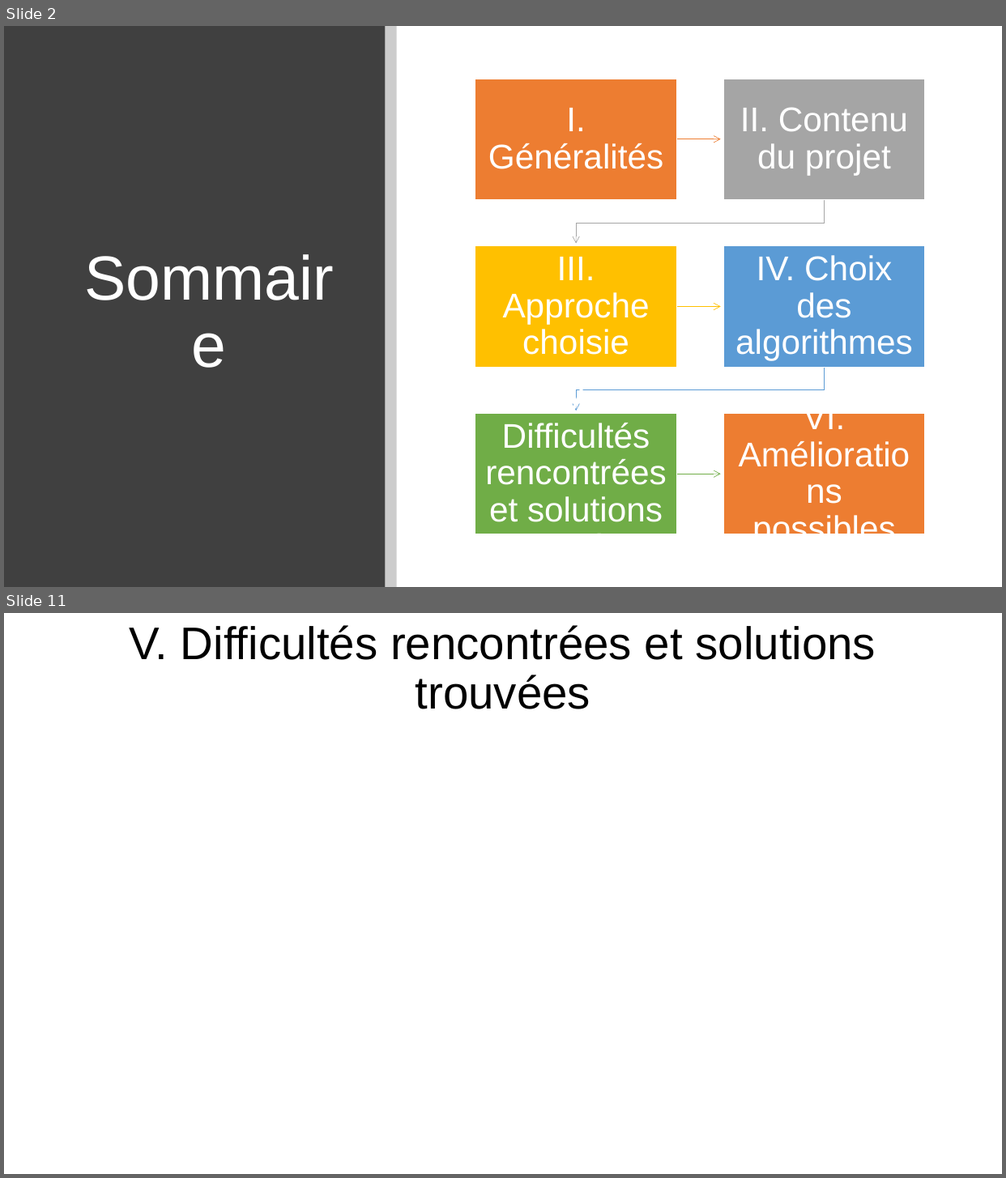
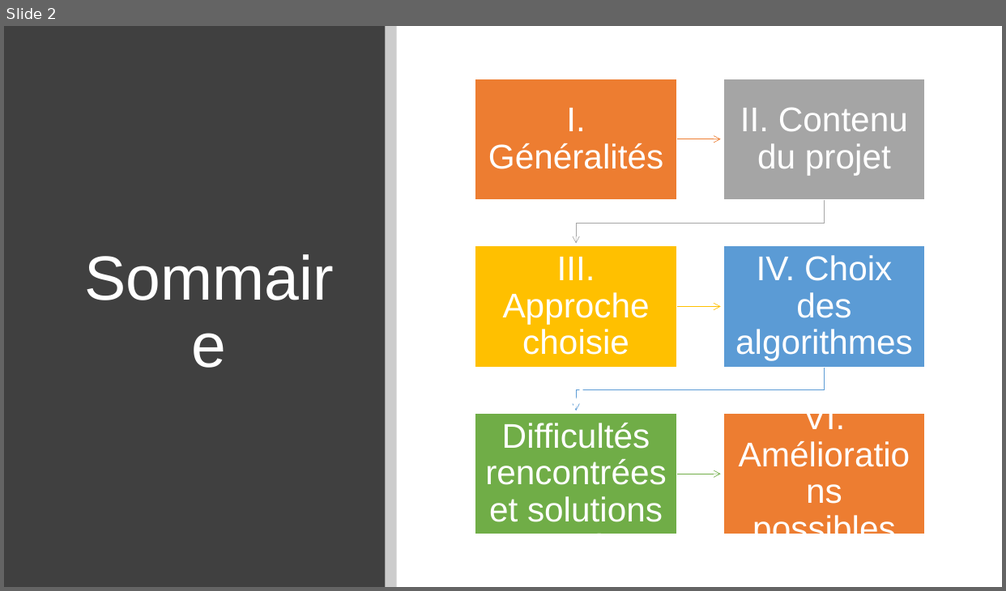
Before and after one commit to Maximedu13/Cr-ez-GrandPy-Bot-le-papy-robot, a slide deck: livrables/presentation_p7.pptx. Shown one above the other, each under a label of ours: slides 2 and 11 before the commit, slide 2 after it; the slides between them are not shown. The pictures are 1006x1178 and 1006x591 pixels, drawn with LibreOffice and Linux fonts; fonts in the diff are those of the drawing. Boxes give left, top, right and bottom in pixels: in the first picture for what was removed or moved away, otherwise in the second. Text is boxed around its words. In the diff, an @@ line names an element or a change of style, - is before the commit and + after.

```diff
--- a/livrables/presentation_p7.pptx
+++ b/livrables/presentation_p7.pptx
@@ slide 11 removed at <box>4,613,1002,1174</box>, background #FFFFFF @@
@@ title removed at <box>129,625,876,709</box> @@
-V. Difficultés rencontrées et solutions trouvées
```
Also in this commit, not shown: 3 slides changed, 6 slides added, 9 other slides removed, 10 other files.
